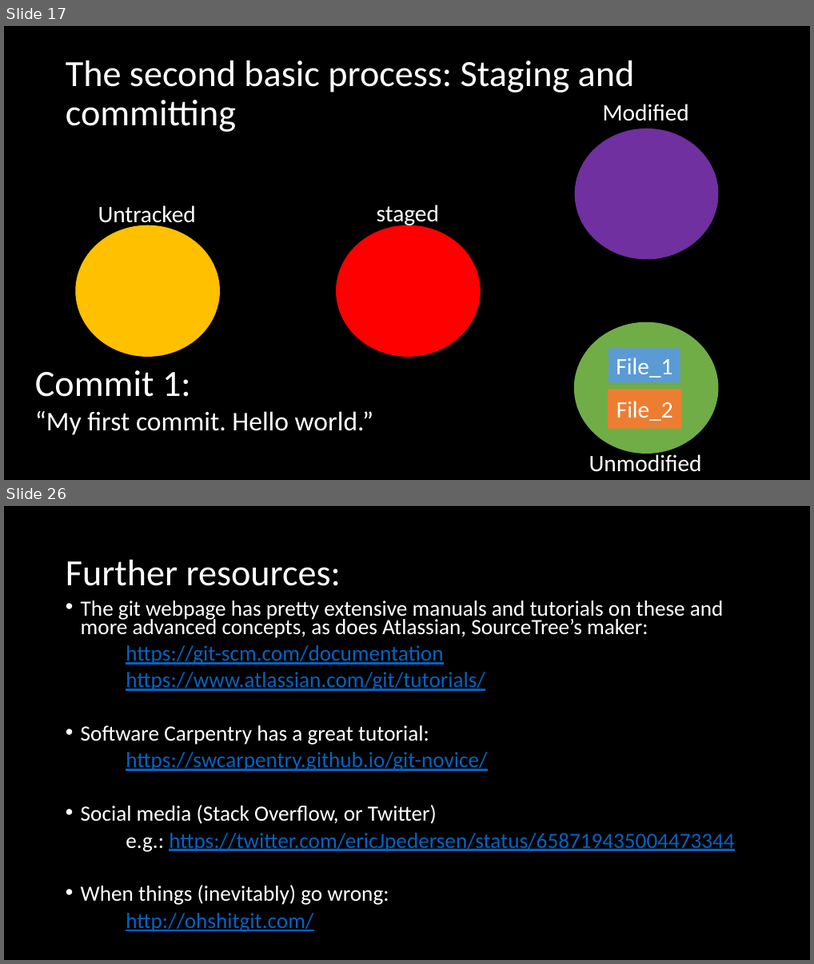
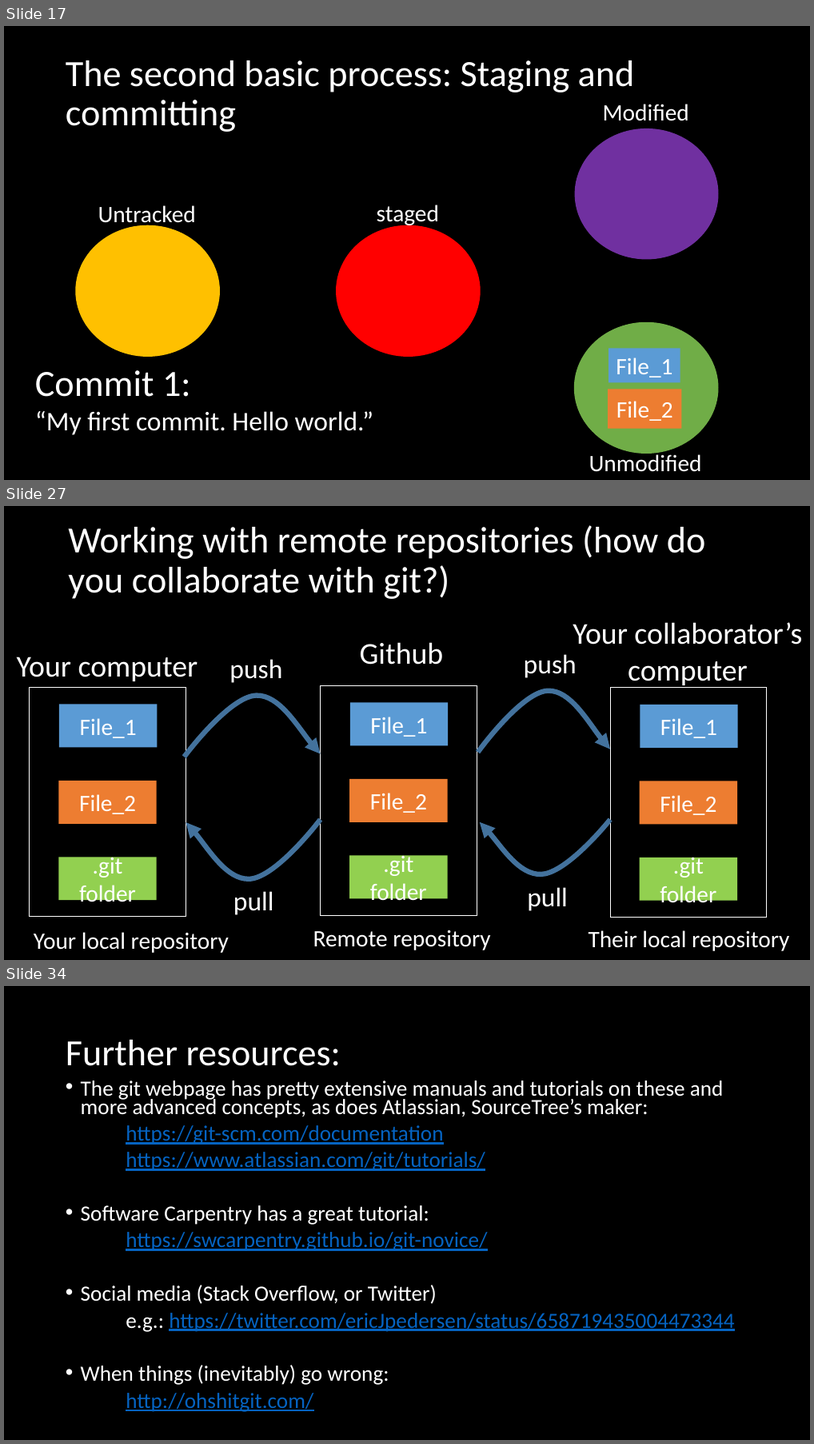
Before and after one commit to adsmithca/DFO_R_workshops, a slide deck: dfo_git_workshop/Using version control.pptx. Shown one above the other, each under a label of ours: slides 17 and 26 before the commit, slides 17, 27 and 34 after it; the slides between them are not shown. The pictures are 814x964 and 814x1444 pixels, drawn with LibreOffice and Linux fonts; fonts in the diff are those of the drawing. Boxes give left, top, right and bottom in pixels: in the first picture for what was removed or moved away, otherwise in the second. Text is boxed around its words. In the diff, an @@ line names an element or a change of style, - is before the commit and + after.

```diff
--- a/dfo_git_workshop/Using version control.pptx
+++ b/dfo_git_workshop/Using version control.pptx
@@ slide 27 added at box(4, 506, 810, 960), background #000000 @@
@@ title added at box(68, 525, 706, 599), 44 pt, text #FFFFFF @@
+Working with remote repositories (how do you collaborate with git?)
@@ text added at box(573, 622, 802, 688), 36 pt, text #FFFFFF @@
+Your collaborator’s
+computer
@@ text added at box(360, 642, 444, 664), 36 pt, text #FFFFFF @@
+Github
@@ text added at box(17, 656, 198, 681), 36 pt, text #FFFFFF @@
+Your computer
@@ text added at box(230, 659, 282, 683), 32 pt, text #FFFFFF @@
+push
@@ text added at box(524, 654, 577, 678), 32 pt, text #FFFFFF @@
+push
@@ freeform shape added at box(184, 696, 320, 756), outline #43739E 6 pt @@
@@ freeform shape added at box(478, 691, 610, 752), outline #43739E 6 pt @@
@@ freeform shape added at box(186, 820, 320, 879), outline #43739E 6 pt @@
@@ freeform shape added at box(480, 820, 610, 875), outline #43739E 6 pt @@
@@ group added at box(30, 687, 186, 916): 4 rectangles @@
+File_1
+File_2
+.git folder
@@ group added at box(320, 686, 477, 915): 4 rectangles @@
+File_1
+File_2
+.git folder
@@ group added at box(610, 688, 767, 916): 4 rectangles @@
+File_1
+File_2
+.git folder
@@ text added at box(527, 887, 568, 911), 32 pt, text #FFFFFF @@
+pull
@@ text added at box(234, 891, 274, 915), 32 pt, text #FFFFFF @@
+pull
@@ text added at box(34, 932, 229, 952), 28 pt, text #FFFFFF @@
+Your local repository
@@ text added at box(314, 929, 490, 950), 28 pt, text #FFFFFF @@
+Remote repository
@@ text added at box(589, 930, 790, 951), 28 pt, text #FFFFFF @@
+Their local repository
@@ what was slide 26 is now slide 34 @@
```
Also in this commit, not shown: 7 slides changed, 14 other slides added, 7 slides removed, 7 other files.
